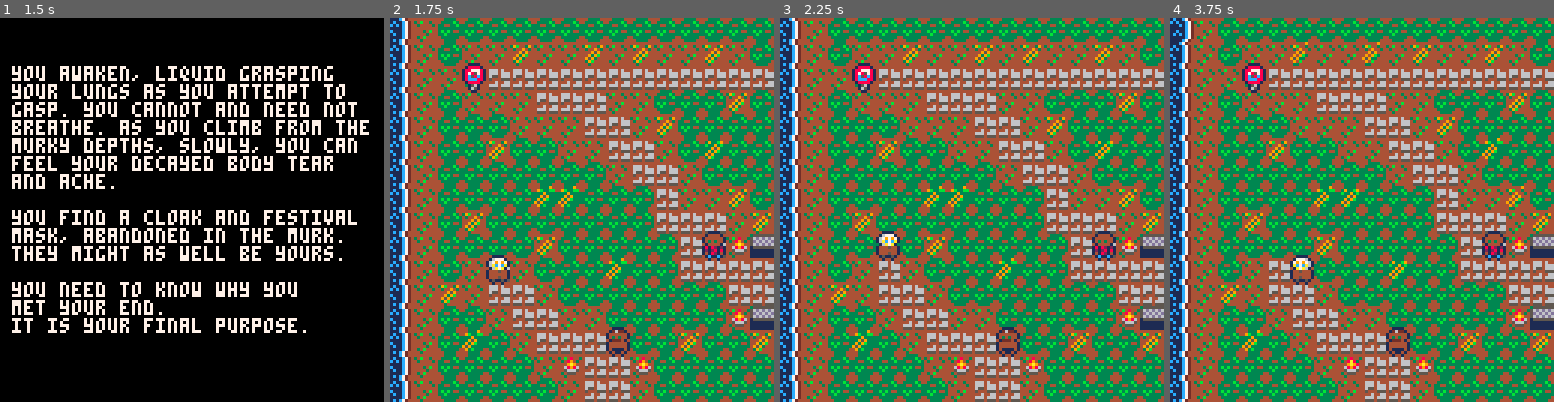
Above: before the commit, frames 1-4 (left to right).
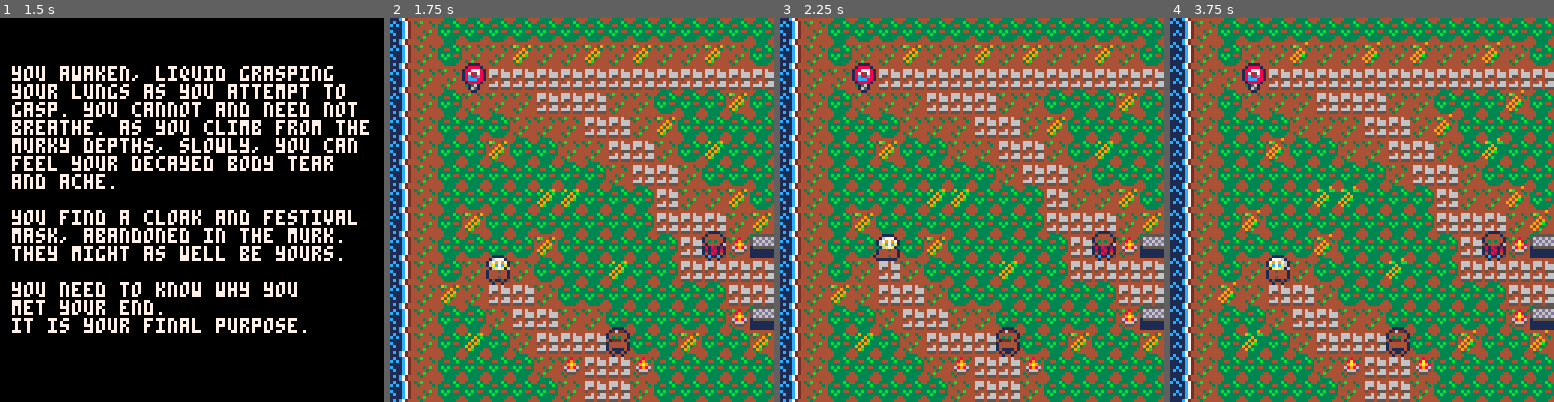
Above: after the commit, the same moments.

Repository: pell-official/Muertos
Game: PICO-8 cartridge muertos04.p8
The game is run twice, just before and just after one commit, with the same random seed, the same clock (stepped at 60 frames per second) and the same inputs.
Inputs:
- Up to frame 1 (1.5 s): tap O (Z key) at 0.7 s
- Up to frame 2 (1.75 s): hold Right from 1.6 s (still down); tap O (Z key) at 1.7 s
- Up to frame 3 (2.25 s): release Right at 2.1 s; tap O (Z key) at 2.1 s; hold Up from 2.15 s (still down)
- Up to frame 4 (3.75 s): release Up at 2.42 s; hold Right 2.47-3.03 s; tap O (Z key) every 0.4 s from 2.5 to 3.7 s; hold Left 3.08-3.58 s; hold Down from 3.63 s (still down)

Frame 1 is identical in both runs. In frame 2, 0.6% of the frame differs, in the area x 18-62%, y 43-87%; in frame 3, 0.9%; in frame 4, 6.2%, in the area x 0-100%, y 6-100%.

Commit message:
v0.42
Actual push of changes.

Diff:
--- a/muertos04.p8
+++ b/muertos04.p8
@@ -28,15 +28,15 @@
 			day+=1 --make sure to put this in clear screen code
 		end
 	elseif gamestate=="play" then
-		if anim_timer<15 then
+		if anim_timer<16 then
 			anim_timer+=1
-		else anim_timer=0
 		end
 		move_and_interact()
 		if musicstate==false then
 			music(0,0,3)
 			musicstate=true
 		end
+		anim_tiles()
 	end
 end
 
@@ -63,7 +63,6 @@
 	elseif gamestate=="play" then
 		draw_map()
 		draw_player()
-		anim_tiles()
 		pal(15,132,1)
 	end
 end
@@ -181,36 +180,33 @@
 end
 
 function anim_tiles()
-	if anim_timer==15 then
+	if anim_timer==16 then
 		for y=0,63 do
 			for x=0,127 do
 				if mget(x,y)==animated_tiles.a then
-					if animated_tiles.a<12 then
-						animated_tiles.a+=1
-					else animated_tiles.a=11
-					end
+					mset(x,y,animated_tiles.a1)
+				elseif mget(x,y)==animated_tiles.a1 then
 					mset(x,y,animated_tiles.a)
 				elseif mget(x,y)==animated_tiles.b then
-					if animated_tiles.b<29 then
-						animated_tiles.b+=1
-					else animated_tiles.b=28
-					end
+					mset(x,y,animated_tiles.b1)
+				elseif mget(x,y)==animated_tiles.b1 then
 					mset(x,y,animated_tiles.b)
 				elseif mget(x,y)==animated_tiles.c then
-					if animated_tiles.c<31 then
-						animated_tiles.c+=1
-					else animated_tiles.c=30
-					end
+					mset(x,y,animated_tiles.c1)
+				elseif mget(x,y)==animated_tiles.c1 then
 					mset(x,y,animated_tiles.c)
 				elseif mget(x,y)==animated_tiles.shoreline then
-					if animated_tiles.shoreline<45 then
-						animated_tiles.shoreline+=1
-					else animated_tiles.shoreline=42
-					end
+					mset(x,y,animated_tiles.shoreline1)
+				elseif mget(x,y)==animated_tiles.shoreline1 then
+					mset(x,y,animated_tiles.shoreline2)
+				elseif mget(x,y)==animated_tiles.shoreline2 then
+					mset(x,y,animated_tiles.shoreline3)
+				elseif mget(x,y)==animated_tiles.shoreline3 then
 					mset(x,y,animated_tiles.shoreline)
 				end
 			end
 		end
+		anim_timer=0
 	end
 end
 
@@ -517,13 +513,13 @@
 2a2e3f3f3f2e2e2e2f2f2e1d3f3f3f3f3f3f3f643e3e3e3e3e3e3e3e3e3e3e3e3e3e3e3e3e643e3e3e3e3e3e3e3e3e3e3e3e3e0000000000000000000000000000000000000000000000000000000000000000000000000000000000000000000000000000000000000000000000000000000000000000000000000000000000
 2a2e3f3f1d3f3f2e2e2f2f2e3f1f3f3f3f2e3f643e3e3e3e3e3e3e3e3e3e3e3e3e3e3e3e3e643e3e3e3e3e3e3e3e3e3e3e3e3e0000000000000000000000000000000000000000000000000000000000000000000000000000000000000000000000000000000000000000000000000000000000000000000000000000000000
 2a2e3f3f3f3f3f3f3f2e2f2f2e3f3f3f2e3f3f643e3e3e3e3e3e3e3e3e3e3e3e3e3e3e3e3e643e3e3e3e3e3e3e3e3e3e3e3e3e0000000000000000000000000000000000000000000000000000000000000000000000000000000000000000000000000000000000000000000000000000000000000000000000000000000000
-2a2e3f3f3f3f1e1e3f3f3f2f2e2e1d3f3f3f55753e3e3e3e3e5740414243404142434041424376543e3e3e3e574041424142414241430000000000000000000000000000000000000000000000000000000000000000000000000000000000000000000000000000000000000000000000000000000000000000000000000000
+2a2e3f3f3f3f1f1f3f3f3f2f2e2e1d3f3f3f55753e3e3e3e3e5740414243404142434041424376543e3e3e3e574041424142414241430000000000000000000000000000000000000000000000000000000000000000000000000000000000000000000000000000000000000000000000000000000000000000000000000000
 2a2e3f1d3f3f3f3f3f3f3f2f2f2f2e1d3f55753e3e3e3e3e3e645051525350515253505152533e643e3e3e3e645051525152515251534042436400000000000000000000000000000000000000000000000000000000000000000000000000000000000000000000000000000000000000000000000000000000000000000000
 2a2e3f3f3f3f1d3f3f3f3f3f2f2f0b6676753e3e3e3e3e3e3e644041424340414141424362633e643e3e3e3e646061626262626262635052536400000000000000000000000000000000000000000000000000000000000000000000000000000000000000000000000000000000000000000000000000000000000000000000
-2a2e3f2e2f2e3f3f3f1e3f3f2f2f2f2f0e0e3e3e3e3e3e3e3e645051525350515151525372733e643e3e3e3e646061626262626262636062636400000000000000000000000000000000000000000000000000000000000000000000000000000000000000000000000000000000000000000000000000000000000000000000
+2a2e3f2e2f2e3f3f3f1f3f3f2f2f2f2f0e0e3e3e3e3e3e3e3e645051525350515151525372733e643e3e3e3e646061626262626262636062636400000000000000000000000000000000000000000000000000000000000000000000000000000000000000000000000000000000000000000000000000000000000000000000
 2a2e1d2e2f2f2e3f3f3f3f3f3f3f2f2f0d0d3e3e3e3e3e3e3e64606162636061616162633e7476753e3e3e3e647071717172717172737072736400000000000000000000000000000000000000000000000000000000000000000000000000000000000000000000000000000000000000000000000000000000000000000000
 2a2e3f3f2e2f2f2e2e3f3f3f3f3f0b6676543e3e3e3e3e3e3e64707172737071717172733e3e0a3e1e1c1e3e74767676753e74753e74753e747500000000000000000000000000000000000000000000000000000000000000000000000000000000000000000000000000000000000000000000000000000000000000000000
-2a2e3f1e3f2e2f2f2f2e3f3f1d3f3f1d2e7476767676543e3e7476753e74767676753e3e3e3e1a3e1c1e1c3e0a0a3e3e3e3e3e3e3e3e3e3e3e3e00000000000000000000000000000000000000000000000000000000000000000000000000000000000000000000000000000000000000000000000000000000000000000000
+2a2e3f1f3f2e2f2f2f2e3f3f1d3f3f1d2e7476767676543e3e7476753e74767676753e3e3e3e1a3e1c1e1c3e0a0a3e3e3e3e3e3e3e3e3e3e3e3e00000000000000000000000000000000000000000000000000000000000000000000000000000000000000000000000000000000000000000000000000000000000000000000
 2a2e3f3f3f3f2e0b2f2f0b3f3f3f3f3f3f2e3f2e3f2e643e3e3e3e3e3e3e3e3e3e3e3e3e3e3e643e1e1c1e3e1a1a3e3e3e3e3e3e3e3e3e3e3e3e00000000000000000000000000000000000000000000000000000000000000000000000000000000000000000000000000000000000000000000000000000000000000000000
 2a2e3f3f3f3f3f2e2f2f2e3f3f3f3f3f3f3f3f3f3f3f643e3e3e3e3e3e3e3e3e3e3e3e3e3e3e643e3e3e3e3e440000000000000000000000000000000000000000000000000000000000000000000000000000000000000000000000000000000000000000000000000000000000000000000000000000000000000000000000
 00000000000000000000000000000000000000000000643e3e3e3e3e3e3e3e3e3e3e3e3e3e3e641e4419441e640000000000000000000000000000000000000000000000000000000000000000000000000000000000000000000000000000000000000000000000000000000000000000000000000000000000000000000000
Not shown, changed: the sound effects (__sfx__) section of muertos04.p8
